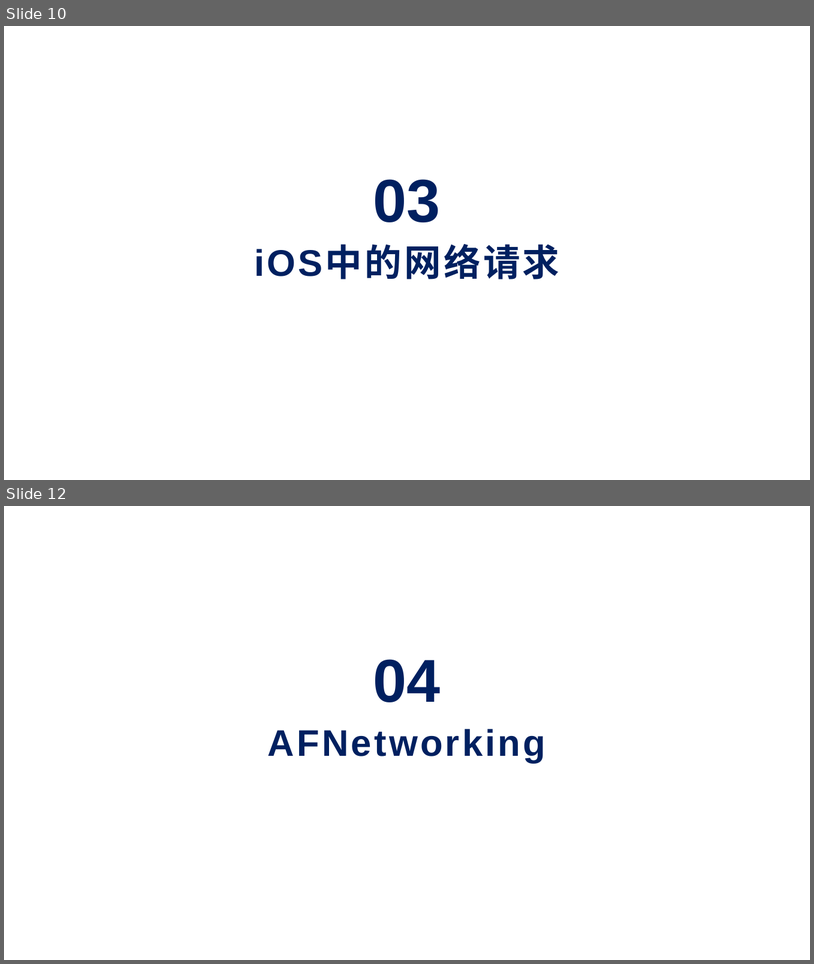
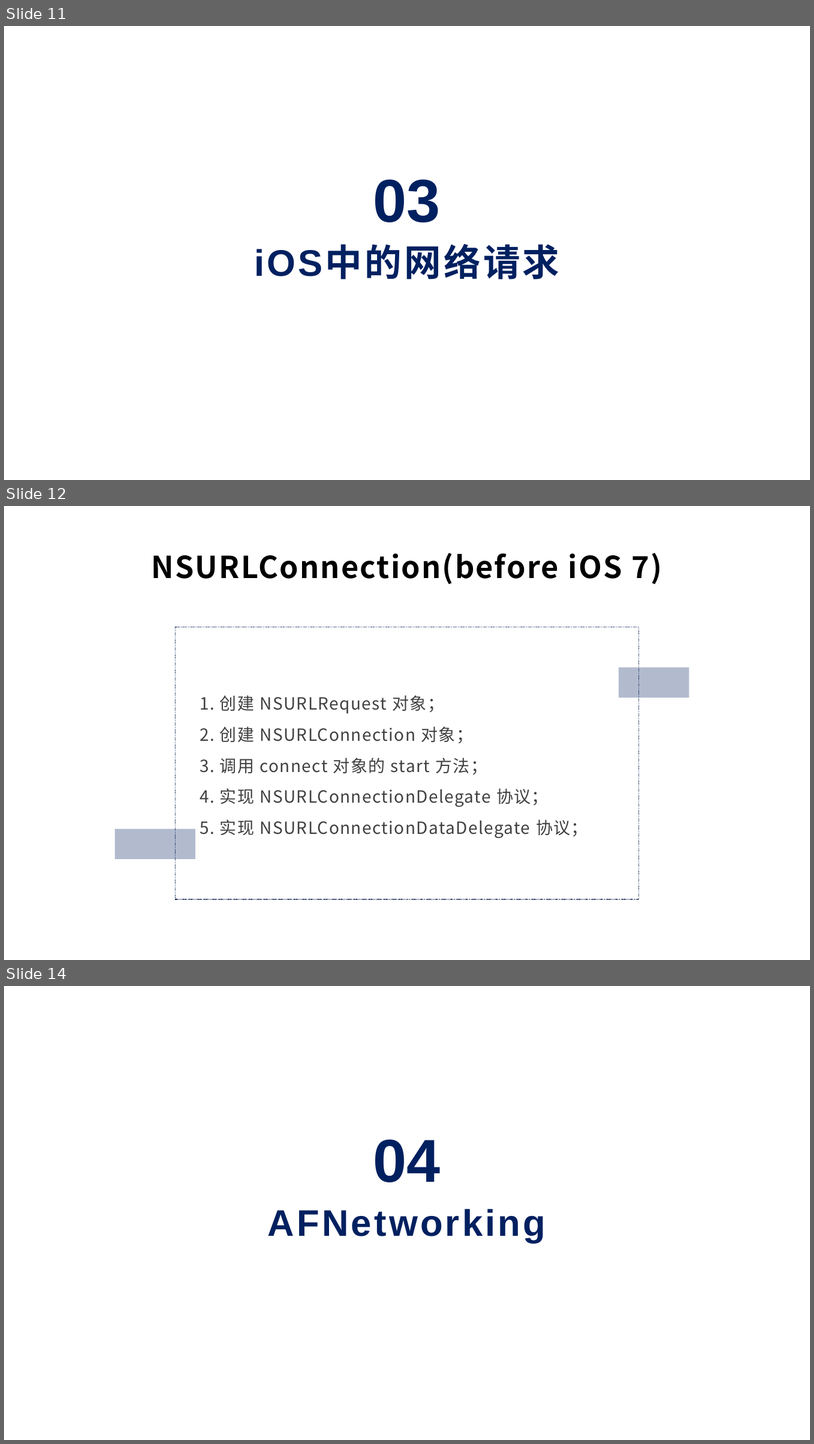
Before and after one commit to scfhao/Notebook, a slide deck: system_logs/iOS开发中的网络请求框架.pptx. Shown one above the other, each under a label of ours: slides 10 and 12 before the commit, slides 11, 12 and 14 after it; the slides between them are not shown. The pictures are 814x964 and 814x1444 pixels, drawn with LibreOffice and Linux fonts; fonts in the diff are those of the drawing; background and template pictures are left out. Boxes give left, top, right and bottom in pixels: in the first picture for what was removed or moved away, otherwise in the second. Text is boxed around its words. In the diff, an @@ line names an element or a change of style, - is before the commit and + after.

```diff
--- a/system_logs/iOS开发中的网络请求框架.pptx
+++ b/system_logs/iOS开发中的网络请求框架.pptx
@@ slide 12 added at (4, 506, 810, 960), background #FFFFFF @@
@@ text added at (151, 553, 662, 584), 36 pt, text #000000, bold @@
+NSURLConnection(before iOS 7)
@@ rectangle added at (175, 627, 639, 899), outline #001847 1 pt dashed @@
@@ rectangle added at (619, 667, 690, 698), fill #002060 at 30% opacity @@
@@ text added at (200, 695, 588, 838), 20 pt, text #404040 @@
+1. 创建 NSURLRequest 对象；
+2. 创建 NSURLConnection 对象；
+3. 调用 connect 对象的 start 方法；
+4. 实现 NSURLConnectionDelegate 协议；
+5. 实现 NSURLConnectionDataDelegate 协议；
@@ rectangle added at (115, 828, 195, 859), fill #002060 at 30% opacity @@
@@ what was slide 10 is now slide 11 @@
@@ what was slide 12 is now slide 14 @@
```
Also in this commit, not shown: 4 slides changed, 6 other slides added, 4 slides removed.
